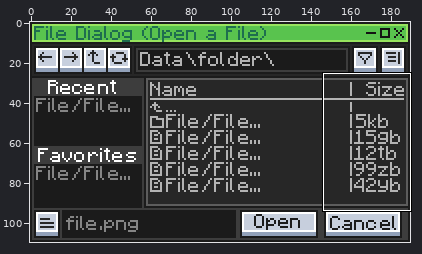
Pixel-art file, stored at .stuffs/file dialog UI concept.aseprite. Above, an overview of the earlier version with the close-up marked.
Close-up. Before the commit:
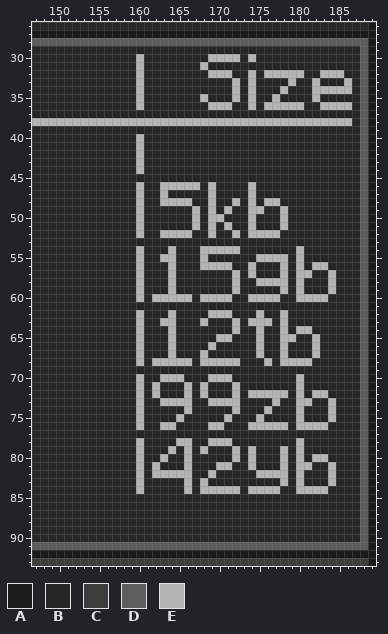
190x110 pixels, 1 frame. Shown: x 147..189, y 26..93.
Palette (. is transparent): A #1b1b1b  B #272727  C #3d3d3d  D #5d5d5d  E #b4b4b4
Pixels before (only the part around the change), first column x 147:
26 BBBBBBBBBBBBBBBBBBBBBBBBBBBBBBBBBBBBBBBBBBA
27 AAAAAAAAAAAAAAAAAAAAAAAAAAAAAAAAAAAAAAAAAAA
28 DDDDDDDDDDDDDDDDDDDDDDDDDDDDDDDDDDDDDDDDDDA
29 BBBBBBBBBBBBBBBBBBBBBBBBBBBBBBBBBBBBBBBBBDA
30 BBBBBBBBBBBBBEBBBBBBBBEEEEBEBBBBBBBBBBBBBDA
31 BBBBBBBBBBBBBEBBBBBBBEBBBBBBBBBBBBBBBBBBBDA
32 BBBBBBBBBBBBBEBBBBBBBBEEEBBEBEEEEEBBEEEBBDA
33 BBBBBBBBBBBBBEBBBBBBBBBBBEBEBBBBEBBEBBBEBDA
34 BBBBBBBBBBBBBEBBBBBBBBBBBEBEBBBEBBBEEEEEBDA
35 BBBBBBBBBBBBBEBBBBBBBEBBBEBEBBEBBBBEBBBBBDA
36 BBBBBBBBBBBBBEBBBBBBBBEEEBBEBEEEEEBBEEEEBDA
37 BBBBBBBBBBBBBBBBBBBBBBBBBBBBBBBBBBBBBBBBBDA
38 EEEEEEEEEEEEEEEEEEEEEEEEEEEEEEEEEEEEEEEEBDA
39 BBBBBBBBBBBBBBBBBBBBBBBBBBBBBBBBBBBBBBBBBDA
40 BBBBBBBBBBBBBEBBBBBBBBBBBBBBBBBBBBBBBBBBBDA
41 BBBBBBBBBBBBBEBBBBBBBBBBBBBBBBBBBBBBBBBBBDA
42 BBBBBBBBBBBBBEBBBBBBBBBBBBBBBBBBBBBBBBBBBDA
43 BBBBBBBBBBBBBEBBBBBBBBBBBBBBBBBBBBBBBBBBBDA
44 BBBBBBBBBBBBBEBBBBBBBBBBBBBBBBBBBBBBBBBBBDA
45 BBBBBBBBBBBBBBBBBBBBBBBBBBBBBBBBBBBBBBBBBDA
46 BBBBBBBBBBBBBEBBEEEEEBEBBBBEBBBBBBBBBBBBBDA
47 BBBBBBBBBBBBBEBBEBBBBBEBBBBEBBBBBBBBBBBBBDA
48 BBBBBBBBBBBBBEBBEEEEBBEBBEBEBEEBBBBBBBBBBDA
49 BBBBBBBBBBBBBEBBBBBBEBEBEBBEEBBEBBBBBBBBBDA
50 BBBBBBBBBBBBBEBBBBBBEBEEBBBEBBBEBBBBBBBBBDA
51 BBBBBBBBBBBBBEBBBBBBEBEBEBBEBBBEBBBBBBBBBDA
52 BBBBBBBBBBBBBEBBEEEEBBEBBEBEEEEBBBBBBBBBBDA
53 BBBBBBBBBBBBBBBBBBBBBBBBBBBBBBBBBBBBBBBBBDA
54 BBBBBBBBBBBBBEBBBEBBBEEEEEBBBBBBBEBBBBBBBDA
55 BBBBBBBBBBBBBEBBEEBBBEBBBBBBEEEEBEBBBBBBBDA
56 BBBBBBBBBBBBBEBBBEBBBEEEEBBEBBBEBEBEEBBBBDA
57 BBBBBBBBBBBBBEBBBEBBBBBBBEBEBBBEBEEBBEBBBDA
58 BBBBBBBBBBBBBEBBBEBBBBBBBEBBEEEEBEBBBEBBBDA
59 BBBBBBBBBBBBBEBBBEBBBBBBBEBBBBBEBEBBBEBBBDA
60 BBBBBBBBBBBBBEBEEEEEBEEEEBBEEEEBBEEEEBBBBDA
61 BBBBBBBBBBBBBBBBBBBBBBBBBBBBBBBBBBBBBBBBBDA
62 BBBBBBBBBBBBBEBBBEBBBBEEEBBBEBBEBBBBBBBBBDA
63 BBBBBBBBBBBBBEBBEEBBBEBBBEBEEEBEBBBBBBBBBDA
64 BBBBBBBBBBBBBEBBBEBBBBBBBEBBEBBEBEEBBBBBBDA
65 BBBBBBBBBBBBBEBBBEBBBBBEEBBBEBBEEBBEBBBBBDA
66 BBBBBBBBBBBBBEBBBEBBBBEBBBBBEBBEBBBEBBBBBDA
67 BBBBBBBBBBBBBEBBBEBBBEBBBBBBEBBEBBBEBBBBBDA
68 BBBBBBBBBBBBBEBEEEEEBEEEEEBBBEBEEEEBBBBBBDA
69 BBBBBBBBBBBBBBBBBBBBBBBBBBBBBBBBBBBBBBBBBDA
70 BBBBBBBBBBBBBEBBEEEBBBEEEBBBBBBBBEBBBBBBBDA
71 BBBBBBBBBBBBBEBEBBBEBEBBBEBBBBBBBEBBBBBBBDA
72 BBBBBBBBBBBBBEBEBBBEBEBBBEBEEEEEBEBEEBBBBDA
73 BBBBBBBBBBBBBEBBEEEEBBEEEEBBBBEBBEEBBEBBBDA
74 BBBBBBBBBBBBBEBBBBBEBBBBBEBBBEBBBEBBBEBBBDA
75 BBBBBBBBBBBBBEBBBBEBBBBBEBBBEBBBBEBBBEBBBDA
76 BBBBBBBBBBBBBEBBEEBBBBEEBBBEEEEEBEEEEBBBBDA
77 BBBBBBBBBBBBBBBBBBBBBBBBBBBBBBBBBBBBBBBBBDA
78 BBBBBBBBBBBBBEBBBBEEBBEEEBBBBBBBBEBBBBBBBDA
79 BBBBBBBBBBBBBEBBBEBEBEBBBEBEBBBEBEBBBBBBBDA
80 BBBBBBBBBBBBBEBBEBBEBBBBBEBEBBBEBEBEEBBBBDA
81 BBBBBBBBBBBBBEBEBBBEBBBEEBBEBBBEBEEBBEBBBDA
82 BBBBBBBBBBBBBEBEEEEEBBEBBBBBEEEEBEBBBEBBBDA
83 BBBBBBBBBBBBBEBBBBBEBEBBBBBBBBBEBEBBBEBBBDA
84 BBBBBBBBBBBBBEBBBBBEBEEEEEBEEEEBBEEEEBBBBDA
85 BBBBBBBBBBBBBBBBBBBBBBBBBBBBBBBBBBBBBBBBBDA
86 BBBBBBBBBBBBBBBBBBBBBBBBBBBBBBBBBBBBBBBBBDA
87 BBBBBBBBBBBBBBBBBBBBBBBBBBBBBBBBBBBBBBBBBDA
88 BBBBBBBBBBBBBBBBBBBBBBBBBBBBBBBBBBBBBBBBBDA
89 BBBBBBBBBBBBBBBBBBBBBBBBBBBBBBBBBBBBBBBBBDA
90 BBBBBBBBBBBBBBBBBBBBBBBBBBBBBBBBBBBBBBBBBDA
91 DDDDDDDDDDDDDDDDDDDDDDDDDDDDDDDDDDDDDDDDDDA
92 AAAAAAAAAAAAAAAAAAAAAAAAAAAAAAAAAAAAAAAAAAA
93 CCCCCCCCCCCCCCCCCCCCCCCCCCCCCCCCCCCCCCCCCCA
Once edited:
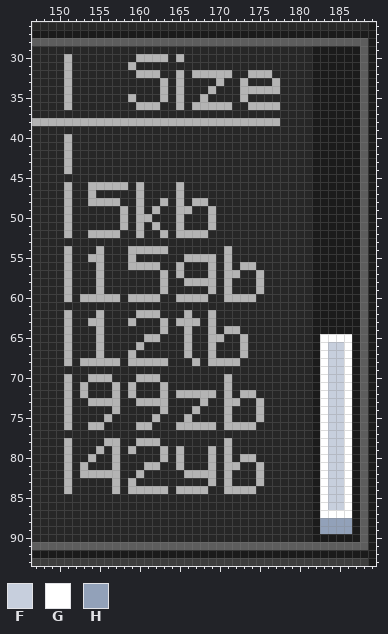
Colours new in this view: F #c7cfdd  G #ffffff  H #92a1b9
Edits made:
Changed rows in their new state; - is an unchanged pixel.
first column x 151:
29 -------------------------------AAAAAA
30 E---------EEE-E---BBBB-B-------AAAAAA
31 E-------EB-------B-------------AAAAAA
32 E---------EE--E-EE------E-BBBB-AAAAAA
33 E--------B--E-E----E-BEB--E-B--AAAAAA
34 E--------B--E-E---E--BE-EEEB---AAAAAA
35 E-------EB--E-E------BEB--B----AAAAAA
36 E---------EE--E-EE------E--BBB-AAAAAA
37 -------------------------------AAAAAA
38 ---------------------------BBBBAAAAAA
39 -------------------------------AAAAAA
40 E--------B---------------------AAAAAA
41 E--------B---------------------AAAAAA
42 E--------B---------------------AAAAAA
43 E--------B---------------------AAAAAA
44 E--------B---------------------AAAAAA
45 -------------------------------AAAAAA
46 E--EEEEE----BB-BB-B----B-------AAAAAA
47 E--E--------B-E---B----B-------AAAAAA
48 E--EEEE------B-BEEB--B-B-BB----AAAAAA
49 E------E---E--EEB---B--BB--B---AAAAAA
50 E------E--E---E-B--B---B---B---AAAAAA
51 E------E---E--E-B---B--B---B---AAAAAA
52 E--EEEE------B--EEB--B-BBBB----AAAAAA
53 -------------------------------AAAAAA
54 E---E---E-EEEB---BBB-B-------B-AAAAAA
55 E--EE---EB--BB-EE-E-E---BBBB-B-AAAAAA
56 E---E---E-EE-BE--B-B--E----B-B-AAAAAA
57 E---E----B--EBE---E-E--BE--B-BBAAAAAA
58 E---E----B--EB-EEEE-EB---BBB-B-AAAAAA
59 E---E----B--EB----E-EB--E--B-B-AAAAAA
60 E-EEEEE-E-E-BB--E-BB-EE-BBB--BBAAAAAA
61 -------------------------------AAAAAA
62 E---E-----EE-B-E---BB---B--B---AAAAAA
63 E--EE---EB---BEEEBE--B-BBB-B---AAAAAA
64 E---E----B--EB-E--E-E---B--B-BBAAAAAA
65 E---E----BEE-B-E--E-B-E-B--BB--AGGGGA
66 E---E--------B-E------E-B--B---AGFFGA
67 E---E---EB---B-E-BE---E-B--B---AGFFGA
68 E-EEEEE-E-E--BBBEB-------B-BBBBAGFFGA
69 -------------------------------AGFFGA
70 E--EEE----EEBBB---BB---------B-AGFFGA
71 E-E---E-EB-BE--B-B--EB-------B-AGFFGA
72 E-E---E-EB-BE-E-E-E-EBE-BBBB-B-AGFFGA
73 E--EEEE---EE-BBB-EBB----E-B--BBAGFFGA
74 E-----E--B--E--BE---EB--EB---B-AGFFGA
75 E----E---B-E--BE-------------B-AGFFGA
76 E--EE-----E-BBEEEE-BEEE-BBBB-BBAGFFGA
77 -------------------------------AGFFGA
78 E----EE---EE--BB--BB---------B-AGFFGA
79 E---E-E-EB--EBEB-BE-EB-B---B-B-AGFFGA
80 E--E--E--B----EB--E-EBE----B-B-AGFFGA
81 E-E---E--BE---EB--EB-E-BE--B-BBAGFFGA
82 E-EEEEE----BBBB-EE--E----BBB-B-AGFFGA
83 E-----E-EB-----B-BE-E---E--B-B-AGFFGA
84 E-----E-E-EEE-E-E-BB--E-BBB--BBAGFFGA
85 -------------------------------AGFFGA
86 -------------------------------AGFFGA
87 -------------------------------AGGGGA
88 -------------------------------AHHHHA
89 -------------------------------AHHHHA
90 -------------------------------AAAAAA
Boxes around the changes in both close-ups, in picture pixels (x1, y1, x2, y2):
changed: (64, 46, 360, 542)
